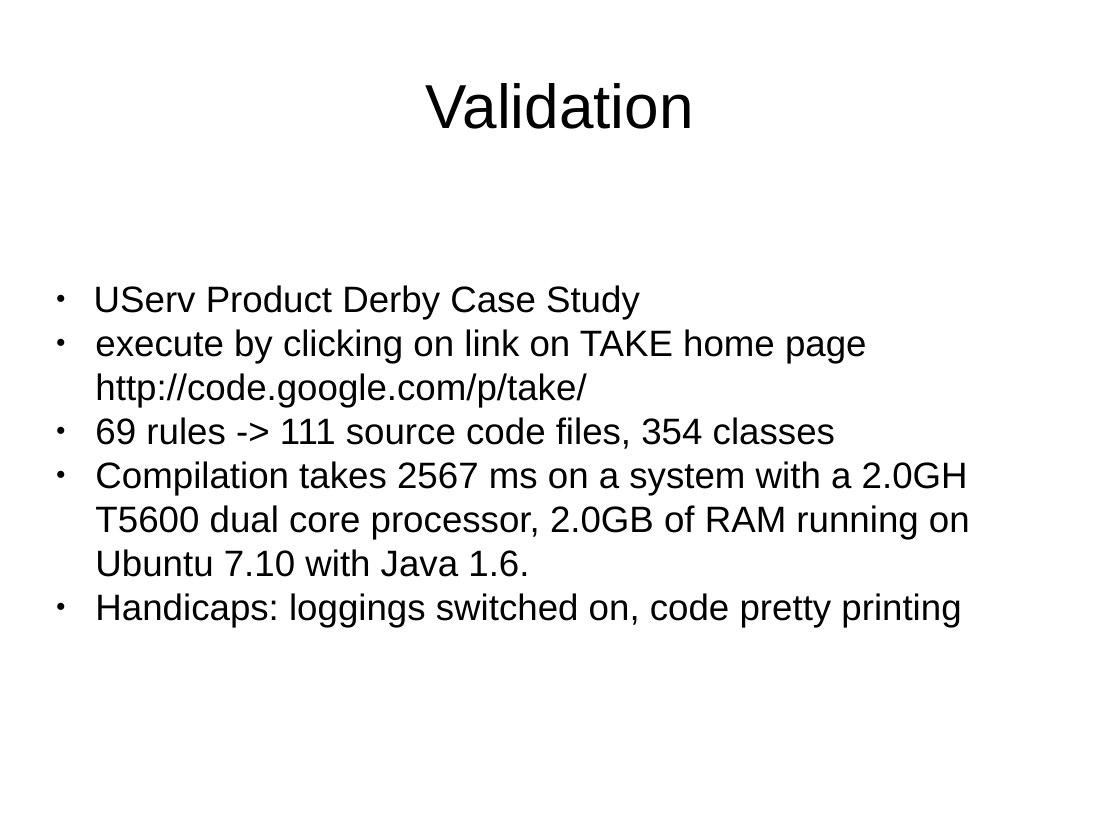
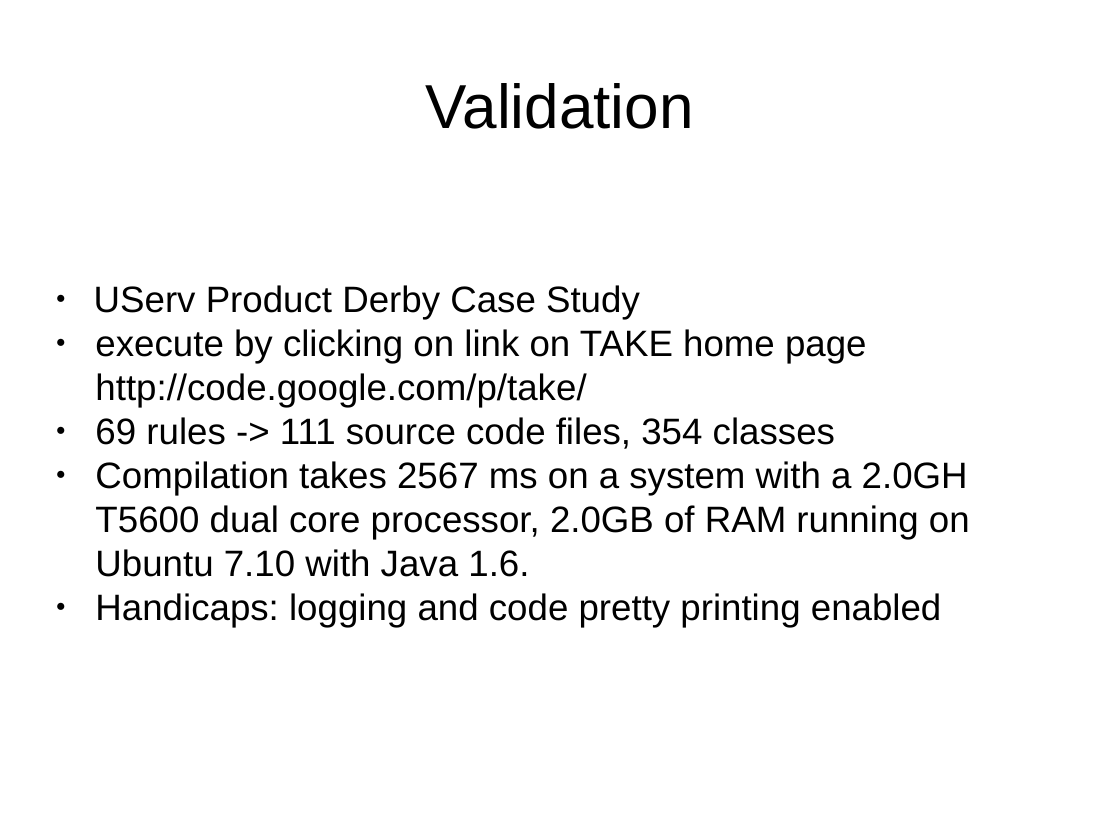
Before and after one commit to Koulio/take, a slide deck: slide 19 of RuleML2007_challenge/presentation/take.odp. Drawn at 1120x840 pixels with LibreOffice and Linux fonts; fonts in the diff are those of the drawing. Boxes give left, top, right and bottom in pixels: in the first picture for what was removed or moved away, otherwise in the second. Text is boxed around its words. In the diff, an @@ line names an element or a change of style, - is before the commit and + after.

```diff
--- a/RuleML2007_challenge/presentation/take.odp
+++ b/RuleML2007_challenge/presentation/take.odp
@@ subtitle at [95, 593, 941, 627]: text changed @@
-● Handicaps: loggings switched on, code pretty printing
+● Handicaps: logging and code pretty printing enabled
```
Also in this commit, not shown: 8 other slides changed, 1 slide added, 3 other files.
